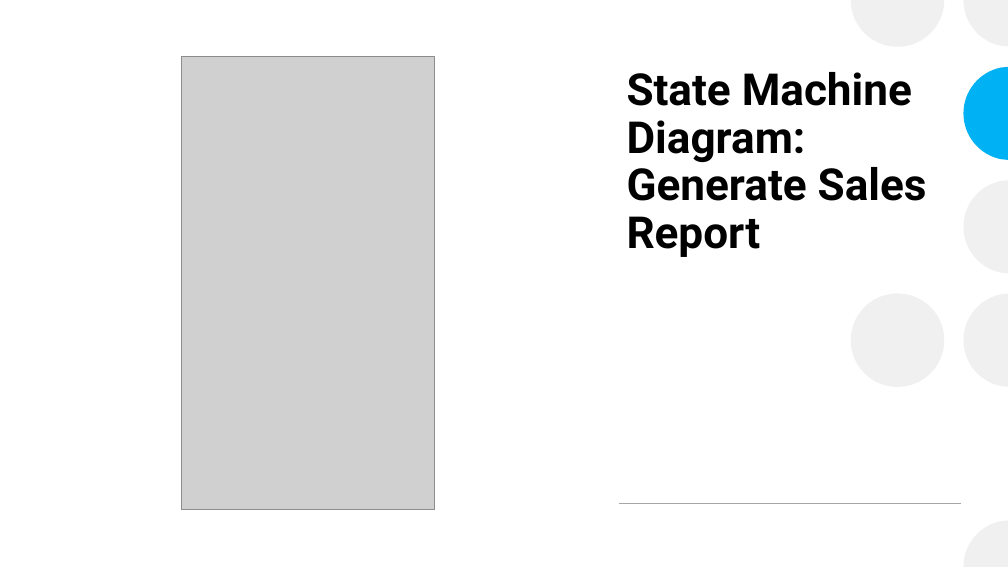
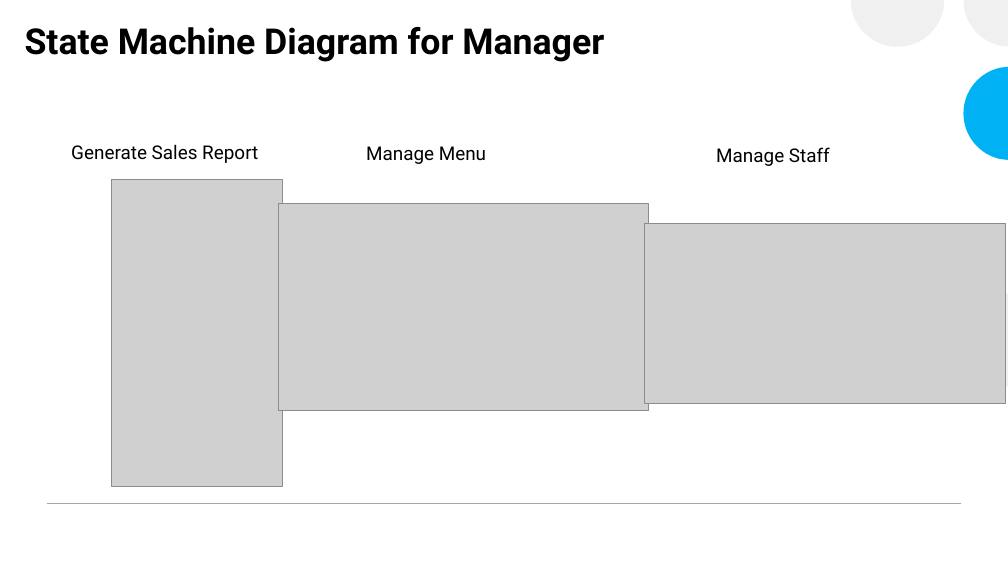
Before and after one commit to CheetoBuri/Restuarant-Information-System, a slide deck: slide 20 of Restaurant Information System.pptx (slide 27 before the commit). Drawn at 1008x567 pixels with LibreOffice and Linux fonts; fonts in the diff are those of the drawing; grey boxes stand for pictures. Boxes give left, top, right and bottom in pixels: in the first picture for what was removed or moved away, otherwise in the second. Text is boxed around its words. In the diff, an @@ line names an element or a change of style, - is before the commit and + after.

```diff
--- a/Restaurant Information System.pptx
+++ b/Restaurant Information System.pptx
@@ title added at bbox=[25, 27, 604, 62], 34 pt, text #000000, bold @@
+State Machine Diagram for Manager
@@ title removed at bbox=[627, 72, 927, 257] @@
-State Machine Diagram: Generate Sales Report
@@ text added at bbox=[71, 144, 258, 163], 18 pt, text #000000 @@
+Generate Sales Report
@@ text added at bbox=[366, 146, 486, 164], 18 pt, text #000000 @@
+Manage Menu
@@ text added at bbox=[716, 147, 830, 166], 18 pt, text #000000 @@
+Manage Staff
@@ picture: place and size @@
-picture at bbox=[181, 57, 434, 510]
+picture at bbox=[112, 179, 283, 486]
@@ picture added at bbox=[279, 203, 649, 411] @@
@@ picture added at bbox=[644, 223, 1006, 404] @@
@@ ellipse removed at bbox=[851, 293, 944, 387] @@
@@ line added from (47, 504) to (961, 504), #A6A6A6 1 pt @@
```
Also in this commit, not shown: 3 other slides changed, 4 slides added, 8 slides removed, 2 other files.
